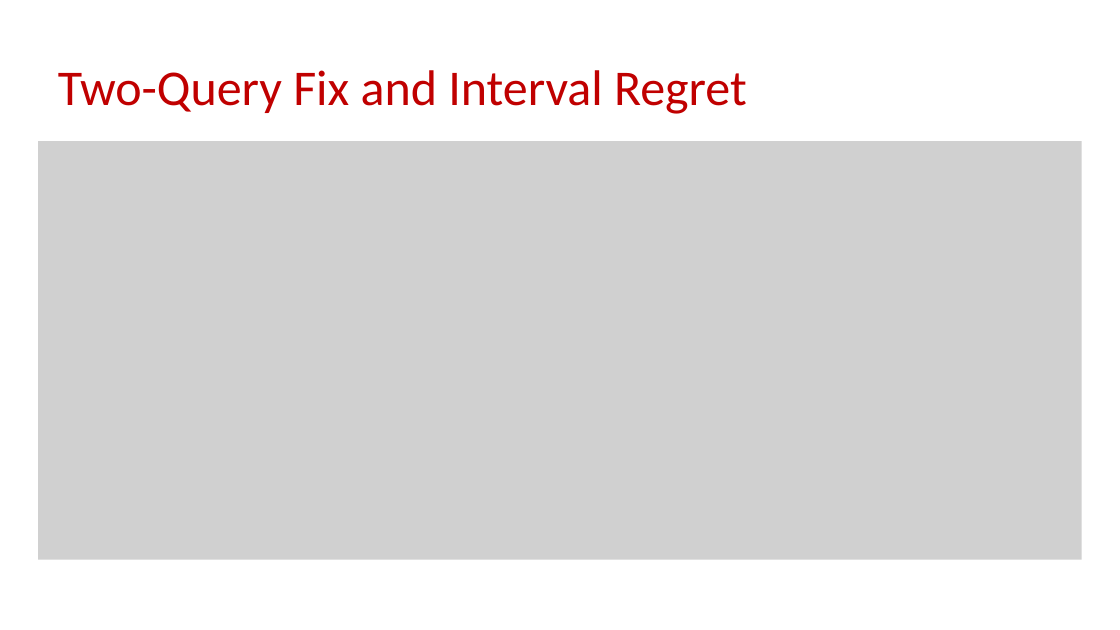
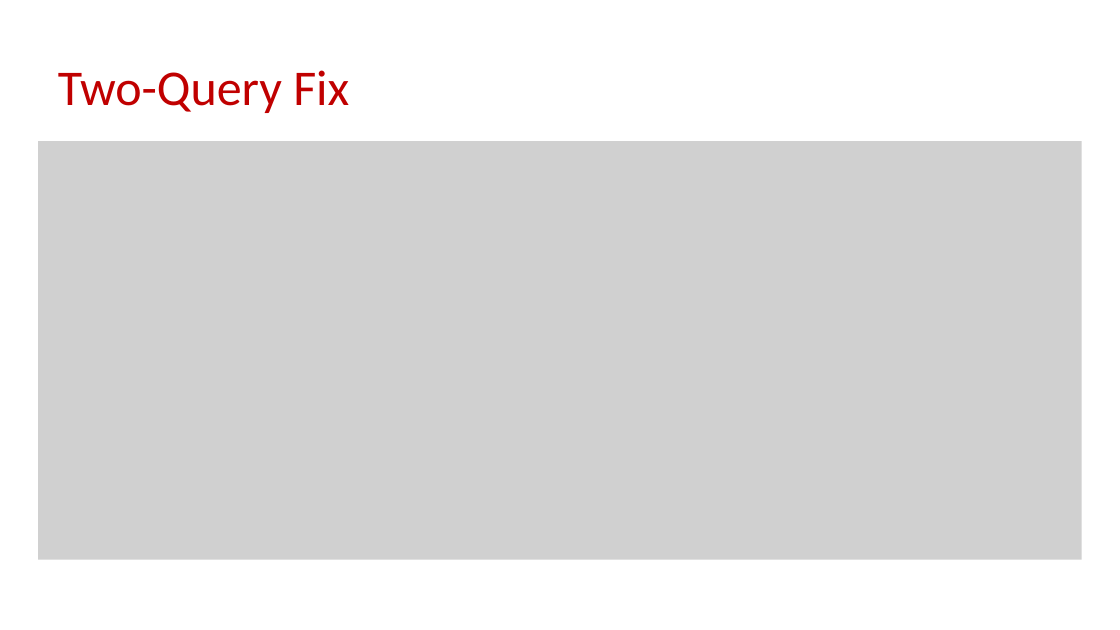
Before and after one commit to samsonzhou/samsonzhou.github.io, a slide deck: slide 24 of other-talks/SODA 2026.pptx (slide 23 before the commit). Drawn at 1120x630 pixels with LibreOffice and Linux fonts; fonts in the diff are those of the drawing; grey boxes stand for pictures. Boxes give left, top, right and bottom in pixels: in the first picture for what was removed or moved away, otherwise in the second. Text is boxed around its words. In the diff, an @@ line names an element or a change of style, - is before the commit and + after.

```diff
--- a/other-talks/SODA 2026.pptx
+++ b/other-talks/SODA 2026.pptx
@@ text at (58,70,349,113): text changed @@
-Two-Query Fix and Interval Regret
+Two-Query Fix
```
Also in this commit, not shown: 2 other slides changed, 1 slide added.
